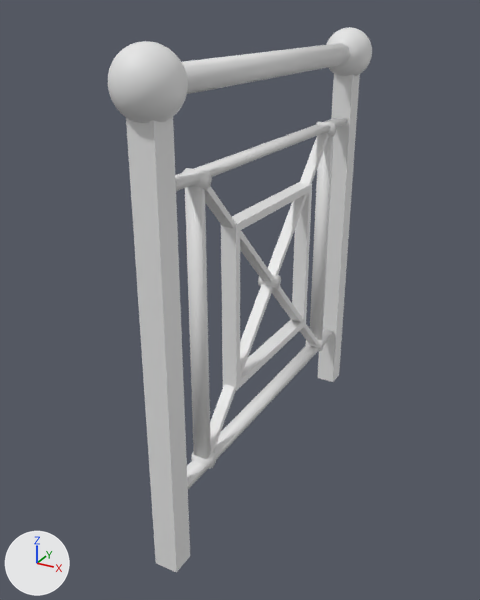
One commit to the Blender file PennStation/Details/Fence1.blend: the scene before it, then after it.
Rendered twice from a 50 mm camera at (0.732, -1.495, 1.222) aimed at (-0.053, -0.068, 0.508). Lighting does not change. The marker at lower left points along +X, +Y and +Z.
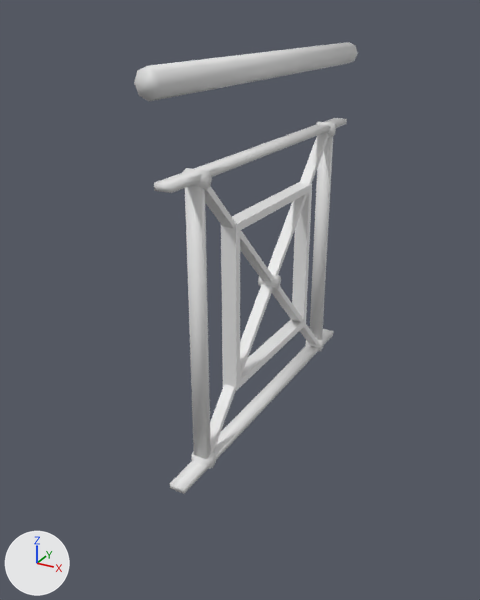
Where the change shows, as pixel boxes (x1, y1, x2, y2) in the pictures (480 x 600 px):
'Cube.002', deleted
    before: (108, 41, 190, 573)
'Cube.001', deleted
    before: (318, 27, 372, 382)

Diff of the bpy script that builds the scene:
```diff
--- a/PennStation/Details/Fence1.blend.py
+++ b/PennStation/Details/Fence1.blend.py
@@ ob_cube_001 @@
-ob_cube_001 = bpy.data.objects.new('Cube.001', me_cube_001)
-ob_cube_001.location = (0.0, 0.5, 1.0)
@@ ob_cube_002 @@
-ob_cube_002 = bpy.data.objects.new('Cube.002', me_cube_001)
-ob_cube_002.location = (0.0, -0.5, 1.0)
```
